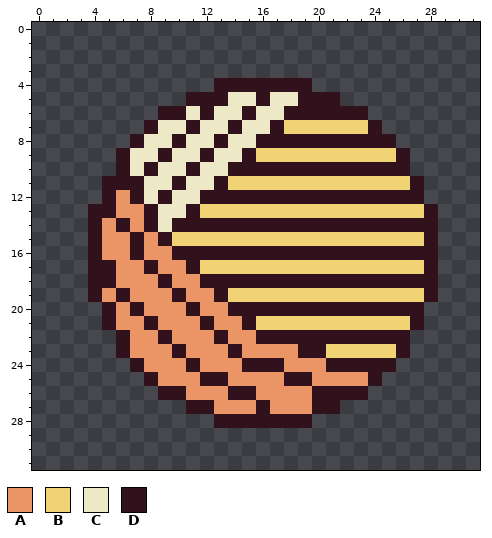
File history of a pixel-art sprite, Cosmo-Truckers/Assets/Checked Out/Cole/Art/MG_Art/0. PM_Art/1. LDG/1. Base/4. Head Rush/PM_LDG_YarnBall.png. Above: the version before the commit.
The file is 32x32 pixels.
Palette (. is transparent): A #eb9465  B #f0d375  C #ede8c5  D #30111c
Pixels before, first column x 4:
 4 .........DDDDDDD.........
 5 .......DDDCCDCCDDD.......
 6 .....DDCDCCDCCDDDDDD.....
 7 ....DCCDCCDCCDBBBBBBD....
 8 ...DCCDCCDCCDDDDDDDDDD...
 9 ..DCCDCCDCCDBBBBBBBBBBD..
10 ..DCDCCDCCDDDDDDDDDDDDD..
11 .DDDCCDCCDBBBBBBBBBBBBBD.
12 .DADCDCCDDDDDDDDDDDDDDDD.
13 DDAADCCDBBBBBBBBBBBBBBBBD
14 DADADCDDDDDDDDDDDDDDDDDDD
15 DAADADBBBBBBBBBBBBBBBBBBD
16 DAADAADDDDDDDDDDDDDDDDDDD
17 DDAADAADBBBBBBBBBBBBBBBBD
18 DDAAADAADDDDDDDDDDDDDDDDD
19 DADAAADAADBBBBBBBBBBBBBBD
20 .DADAAADAADDDDDDDDDDDDDD.
21 .DAADAAADAADBBBBBBBBBBBD.
22 ..DAADAAADAADDDDDDDDDDD..
23 ..DAAADAAADAAAADDBBBBBD..
24 ...DAAADAAADDDAAADDDDD...
25 ....DAAADDAAAADDAAAAD....
26 .....DDAAADDAAAADDDD.....
27 .......DDAAADAAADD.......
28 .........DDDDDDD.........
The result:
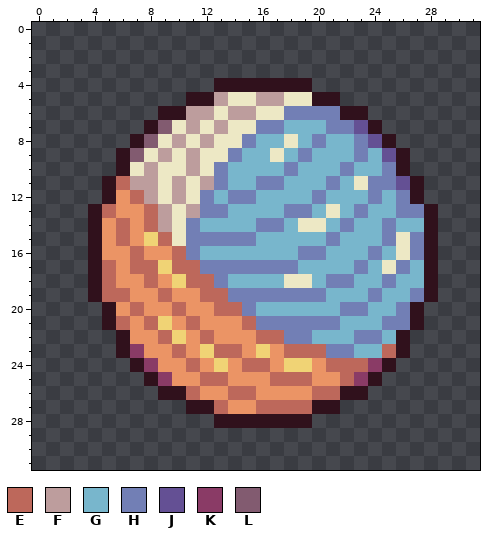
Colours new in this view: E #bd685b  F #bd9d9d  G #78b6cc  H #727fb5  J #645094  K #8a3b66  L #825b70
Commit message: Alex LDG art import
From old to new:
Changed rows in their new state; - is an unchanged pixel.
first column x 5:
 5 --------F--FF-C--------
 6 ------FF-FF--HHHH------
 7 ----L-F-FC-HHGGGHHJ----
 8 ---L-F-FC-HGGCGHGGHJ---
 9 --L-F-FC-HGGCGHGGGHGJ--
10 ---F--F-HGGGGHGGGHGGH--
11 -EFF-F-FHGGHHGGGHGCHHJ-
12 --EFCF-HGHHGGGGHGGGHGH-
13 E--EF-FHHGGGGHHGCGHGGHH
14 -E-EFCHGGGGHHGCCGHGGHGG
15 -EABECHHHHHGGGGGHGGGHCH
16 --E--EHGGGGGGGHHGGGHGCH
17 E-EEBEEHHHHHHHGGGGHGCHG
18 E--EABEEHGGGGCCGHHGGHGG
19 EE--EA-EEHHHHHHHGGGHGGH
20 --E--EA-EEHGGGGGGHHGGH-
21 -E-EB-EA--EHHHHHHGGGHH-
22 ----EB-EA--EEHHGGGHHG--
23 --K--E-BEE-B-EEEHHGGE--
24 ---K--E-B-EEABB-EEEK---
25 ----K--EE---EEE--EK----
26 ------E--EE----EE------
27 --------E--EEEE--------
Changed places in both pictures, as pixel boxes (x1, y1, x2, y2):
changed: (102, 92, 424, 414)
